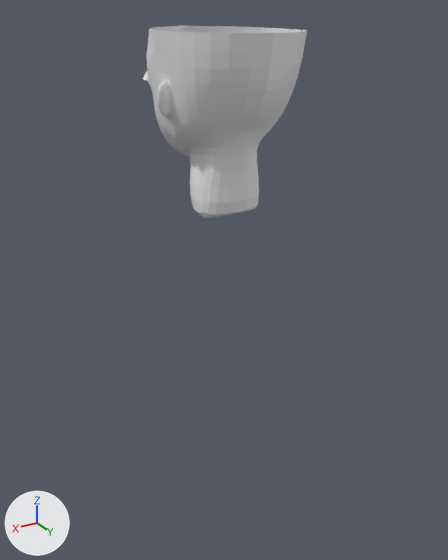
Renders of the Blender file resources/models/characters/Mouse5.blend from each side of a commit.
Both versions are drawn from a 50 mm lens placed at (0.373, 0.685, 1.42), pointed at (-0.006, 0.053, 1.104). Lighting does not change. The marker at lower left points along +X, +Y and +Z.

Objects in the first picture: 'Base'.
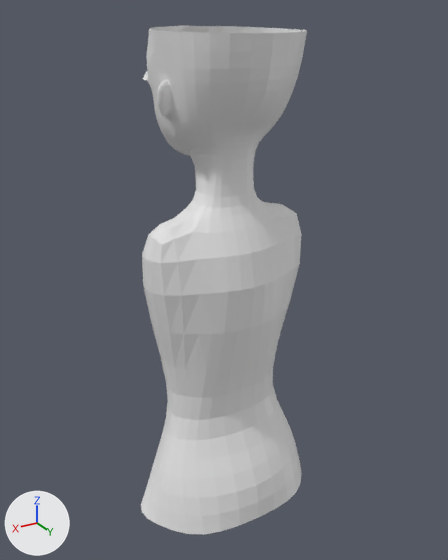
Commit message: mouse work

Changed parts and their boxes [x1, y1, x2, y2] in the pictures (448 x 560 px):
'Base', reshaped (164% taller)
    before: [143, 26, 307, 218]
    after: [141, 26, 307, 535]
part 1 of me_cube, built on
    before: [189, 151, 259, 218]
    after: [141, 152, 302, 535]

Diff of the bpy script that builds the scene:
```diff
--- a/resources/models/characters/Mouse5.blend.py
+++ b/resources/models/characters/Mouse5.blend.py
@@ me_cube @@
 # used by ob_base; location = (0.0, 0.0, -0.002)
-me_cube.from_pydata(...)  # 239 vertices, 208 faces; spans x 0.0..0.089, y -0.054..0.162, z 1.201..1.41
+me_cube.from_pydata(...)  # 301 vertices, 260 faces; spans x 0.0..0.134, y -0.054..0.162, z 0.789..1.41
+# me_cube part 1
+# 4 vertices are removed from x 0.0..0.04, y 0.047..0.08, z 1.202
+# 8 faces are deleted
+# 10 vertices move from x 0.0..0.044, y 0.031..0.101, z 1.201..1.243 to x 0.0..0.038, y 0.031..0.101, z 1.215..1.243
+# 66 vertices are added at x 0.0..0.134, y -0.033..0.158, z 0.789..1.216
+# 60 new faces join them
```
